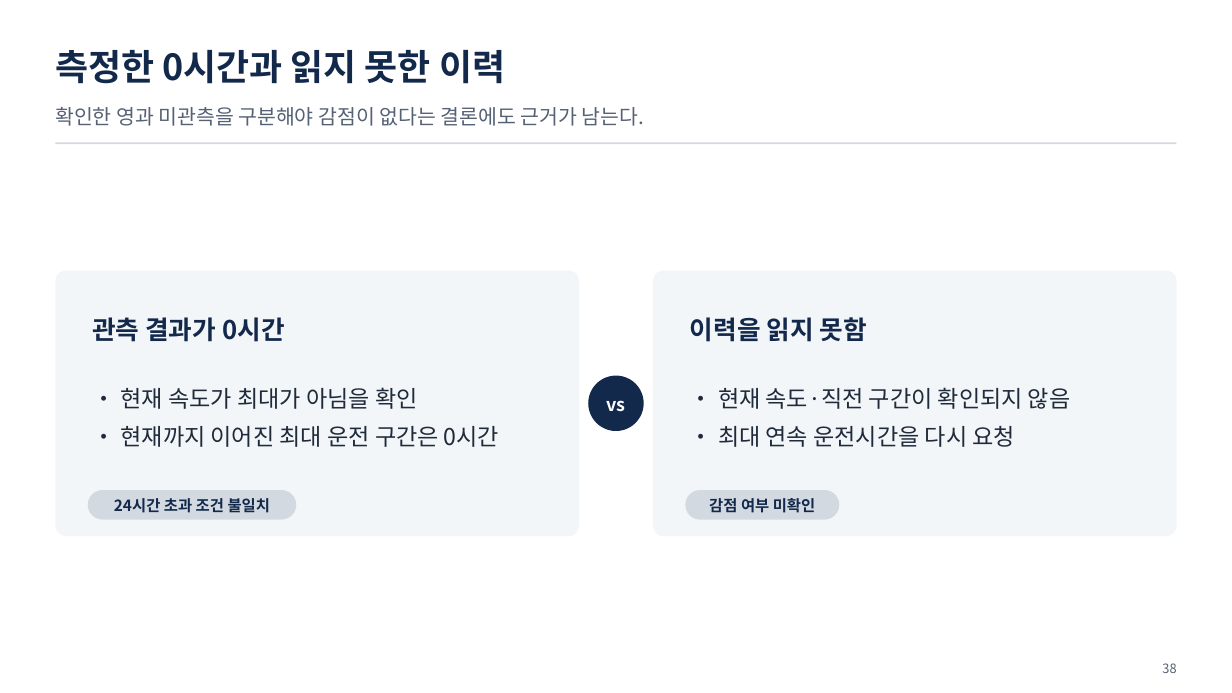
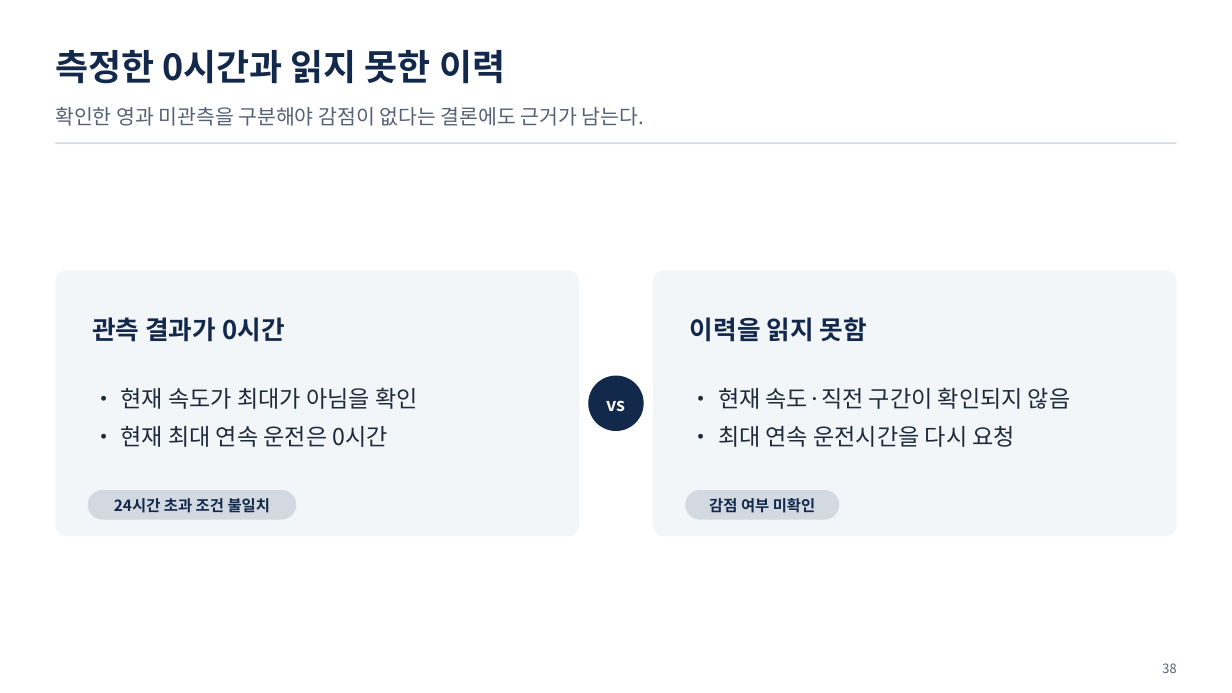
Before and after one commit to uengine-oss/hyd-iot-edu, a slide deck: slide 38 of workspace/강의제작/산출물/통합반/이론/03회차/통합반_03일차.pptx. Drawn at 1232x693 pixels with LibreOffice and Linux fonts; fonts in the diff are those of the drawing. Boxes give left, top, right and bottom in pixels: in the first picture for what was removed or moved away, otherwise in the second. Text is boxed around its words. In the diff, an @@ line names an element or a change of style, - is before the commit and + after.

```diff
--- a/workspace/강의제작/산출물/통합반/이론/03회차/통합반_03일차.pptx
+++ b/workspace/강의제작/산출물/통합반/이론/03회차/통합반_03일차.pptx
@@ text at (121,426,388,447): text changed @@
-• 현재까지 이어진 최대 운전 구간은 0시간
+• 현재 최대 연속 운전은 0시간
```
Also in this commit, not shown: 1 other slide changed, 8 other files.
